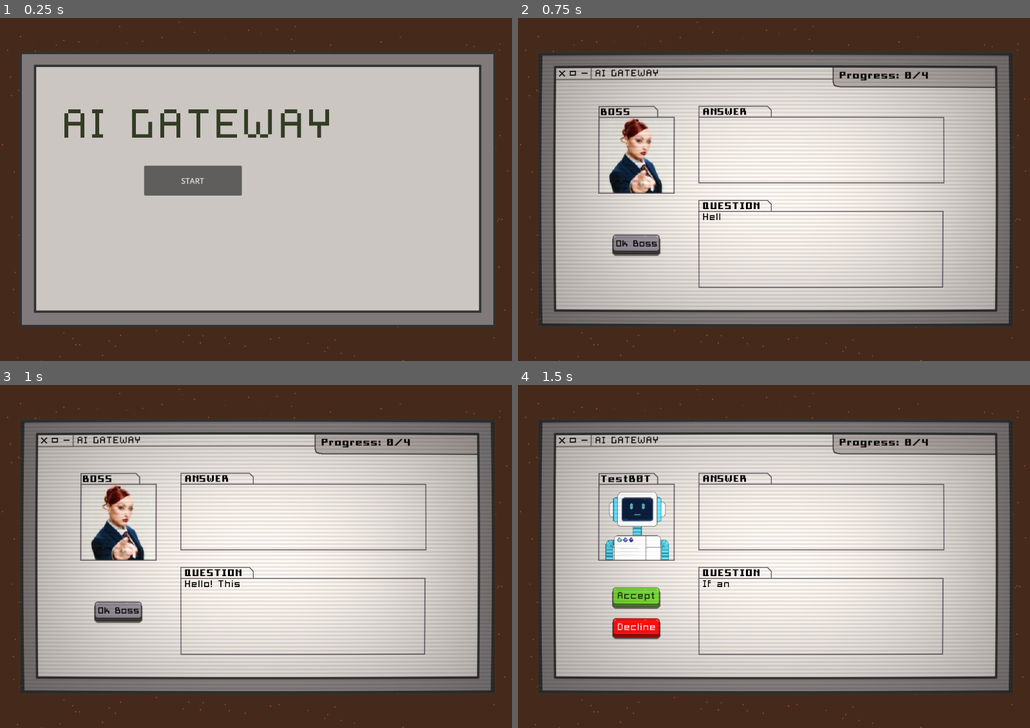
Above: before the commit, frames 1-4 (two rows, left to right).
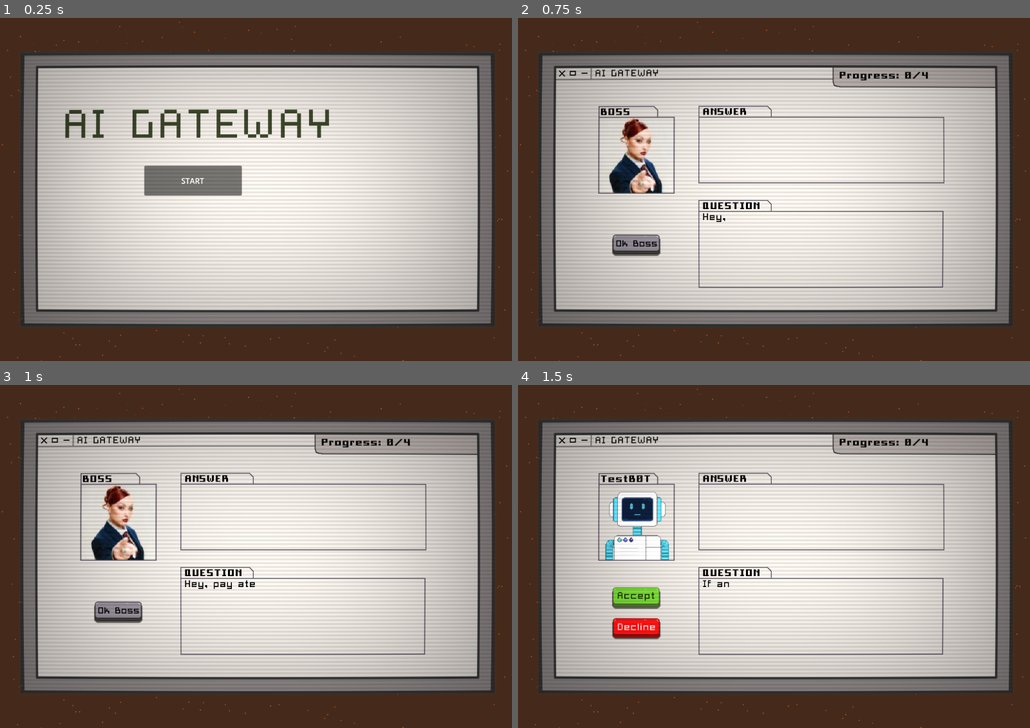
Above: after the commit, the same moments.

Repository: campiao/ai-ethics-sgame
Game: Godot game, scene res://scenes/main_menu.tscn
Same seed, same stepped clock (60 frames per second), same inputs: the game is played once before the commit and once after it.
Inputs (mouse positions are in pixels of both pictures, inside the frame that each line leads up to):
- Up to frame 1 (0.25 s): no input
- Up to frame 2 (0.75 s): click "START" at 0.5 s
- Up to frame 3 (1 s): no input
- Up to frame 4 (1.5 s): click (635, 611) at 1.25 s

The runs differ from the first frame. In frame 1, 22% of the frame differs, in the area x 4-97%, y 10-90%; in frame 2, less than 0.1%; in frame 3, 0.1%; in frame 4, nothing differs.

Commit message:
feat: add endgame stats screen

Diff:
--- a/ai-ethics-serious-game/project.godot
+++ b/ai-ethics-serious-game/project.godot
@@ -35,6 +35,14 @@
 "res://scripts/": "green"
 }
 
+[input]
+
+left_mouse_btn_clicked={
+"deadzone": 0.2,
+"events": [Object(InputEventMouseButton,"resource_local_to_scene":false,"resource_name":"","device":-1,"window_id":0,"alt_pressed":false,"shift_pressed":false,"ctrl_pressed":false,"meta_pressed":false,"button_mask":0,"position":Vector2(0, 0),"global_position":Vector2(0, 0),"factor":1.0,"button_index":1,"canceled":false,"pressed":false,"double_click":false,"script":null)
+]
+}
+
 [rendering]
 
 textures/canvas_textures/default_texture_filter=0
--- a/ai-ethics-serious-game/scenes/level_one.tscn
+++ b/ai-ethics-serious-game/scenes/level_one.tscn
@@ -17,6 +17,7 @@
 [ext_resource type="Texture2D" uid="uid://dlqctt8jucxih" path="res://assets/sprites/robots/robot1/robot.png" id="13_nlxio"]
 [ext_resource type="Texture2D" uid="uid://bfpykuc11r6a5" path="res://assets/sprites/chappell_boss_img.jpg" id="14_xrbqg"]
 [ext_resource type="PackedScene" uid="uid://d32ep74xjk1p1" path="res://scenes/canvas_layer.tscn" id="17_4i3tx"]
+[ext_resource type="PackedScene" uid="uid://blev1wfj3lj3b" path="res://scenes/post_level_screen.tscn" id="18_w4tp6"]
 
 [sub_resource type="AtlasTexture" id="AtlasTexture_y8ti4"]
 atlas = ExtResource("4_bhu28")
@@ -413,7 +414,7 @@
 theme_override_font_sizes/font_size = 20
 text = "This is an example text! It can have multiple lines too.
 Here we will show the answer to the question below, for the player to choose if it is acceptable or not :)"
-autowrap_mode = 2
+autowrap_mode = 3
 visible_characters = 0
 visible_ratio = 0.0
 
@@ -429,7 +430,7 @@
 text = "This is an example text! It can have multiple lines too.
 Here we will show an ethical question, woooo
 "
-autowrap_mode = 2
+autowrap_mode = 3
 text_overrun_behavior = 1
 visible_characters = 0
 visible_ratio = 0.0
@@ -551,8 +552,9 @@
 [node name="BossEntity" parent="." instance=ExtResource("5_r4wdr")]
 visible = false
 entity_name = "BOSS"
-question_text = "Hello! This is the tutorial text! Here we will explain the game to the player"
-answer_text = "Here we show thatbthis is the answer field, and the player should pay attention to it"
+question_text = "Hey, pay atention, new hire! You are here to recruit AI's based on their answers to an ethical question! It is up to your judgement to accept or decline theirs answers as valid to the question given.
+Good luck!"
+answer_text = "Below will appear a question which you have to read carefully! Here the answer given by the AI is shown. After each decision, I'll give you a brief explanation regarding the answer given. When you're ready, press the 'Ok Boss' button."
 
 [node name="AnimatedSprite2D" parent="BossEntity" index="0"]
 position = Vector2(248, 288)
@@ -562,6 +564,9 @@
 
 [node name="CanvasLayer" parent="." instance=ExtResource("17_4i3tx")]
 
+[node name="PostLevelScreen" parent="." instance=ExtResource("18_w4tp6")]
+visible = false
+
 [connection signal="pressed" from="UI/AcceptButton" to="." method="_on_accept_button_pressed"]
 [connection signal="pressed" from="UI/DeclineButton" to="." method="_on_decline_button_pressed"]
 [connection signal="pressed" from="UI/OkBossButton" to="." method="_on_ok_boss_button_pressed"]
--- a/ai-ethics-serious-game/scenes/main_menu.tscn
+++ b/ai-ethics-serious-game/scenes/main_menu.tscn
@@ -1,7 +1,8 @@
-[gd_scene load_steps=3 format=3 uid="uid://xyu1a31el25c"]
+[gd_scene load_steps=4 format=3 uid="uid://xyu1a31el25c"]
 
 [ext_resource type="Texture2D" uid="uid://beh1tdwmb1ns5" path="res://assets/sprites/backgrounds/esboco.png" id="1_l6cm7"]
 [ext_resource type="Script" uid="uid://gl8sqqwrxpif" path="res://scripts/main_menu/start_button.gd" id="2_ekxnf"]
+[ext_resource type="PackedScene" uid="uid://d32ep74xjk1p1" path="res://scenes/canvas_layer.tscn" id="3_bqqt6"]
 
 [node name="UI" type="Control"]
 layout_mode = 3
@@ -29,4 +30,6 @@
 text = "START"
 script = ExtResource("2_ekxnf")
 
+[node name="CanvasLayer" parent="." instance=ExtResource("3_bqqt6")]
+
 [connection signal="pressed" from="StartButton" to="StartButton" method="on_button_pressed"]
--- /dev/null
+++ b/ai-ethics-serious-game/scenes/post_level_screen.tscn
@@ -0,0 +1,89 @@
+[gd_scene load_steps=5 format=3 uid="uid://blev1wfj3lj3b"]
+
+[ext_resource type="Script" uid="uid://r4oe3r7nuk6y" path="res://scripts/post_level/post_level_screen.gd" id="1_73m3e"]
+[ext_resource type="Texture2D" uid="uid://b3et846ghv02e" path="res://assets/sprites/backgrounds/statistics_panel.png" id="1_d32cl"]
+[ext_resource type="FontFile" uid="uid://c06okaskmctv1" path="res://assets/fonts/Pixel Square Bold10.ttf" id="2_vb2ui"]
+[ext_resource type="FontFile" uid="uid://c0rkxsutw6wpa" path="res://assets/fonts/Pixel Square 10.ttf" id="3_3bdg5"]
+
+[node name="UI" type="Control"]
+layout_mode = 3
+anchors_preset = 15
+anchor_right = 1.0
+anchor_bottom = 1.0
+grow_horizontal = 2
+grow_vertical = 2
+script = ExtResource("1_73m3e")
+good_ending_text = "Congratulations, you had a good error rate!
+You get to keep your job one more day, while making sure AI's we hire meet our ethical and moral values! :)"
+bad_ending_text = "Oh no, you seem to have performed really badly!
+For this reason, we are choosing to terminate your contract and replace you with an AI!
+(Most AI's hired are unethical, what could go wrong...) :("
+
+[node name="TextureRect" type="TextureRect" parent="."]
+layout_mode = 0
+offset_right = 40.0
+offset_bottom = 40.0
+texture = ExtResource("1_d32cl")
+
+[node name="TextToRender" type="Control" parent="."]
+anchors_preset = 0
+offset_right = 40.0
+offset_bottom = 40.0
+
+[node name="TitleLabel" type="Label" parent="TextToRender"]
+layout_mode = 0
+offset_left = 296.0
+offset_top = 211.0
+offset_right = 475.0
+offset_bottom = 234.0
+theme_override_colors/font_color = Color(0, 0, 0, 1)
+theme_override_fonts/font = ExtResource("2_vb2ui")
+theme_override_font_sizes/font_size = 20
+text = "END OF DAY "
+
+[node name="PRLabel" type="Label" parent="TextToRender"]
+layout_mode = 1
+offset_left = 415.0
+offset_top = 254.0
+offset_right = 683.0
+offset_bottom = 277.0
+theme_override_colors/font_color = Color(0, 0, 0, 1)
+theme_override_fonts/font = ExtResource("2_vb2ui")
+theme_override_font_sizes/font_size = 20
+text = "PERFORMANCE REVIEW"
+horizontal_alignment = 1
+
+[node name="NumCorrectGuesses" type="Label" parent="TextToRender"]
+offset_left = 305.0
+offset_top = 291.0
+offset_right = 563.0
+offset_bottom = 314.0
+theme_override_colors/font_color = Color(0, 0, 0, 1)
+theme_override_fonts/font = ExtResource("3_3bdg5")
+theme_override_font_sizes/font_size = 20
+text = "Correct guesses: 0/5"
+
+[node name="ErrorPercentage" type="Label" parent="TextToRender"]
+offset_left = 305.0
+offset_top = 326.0
+offset_right = 565.0
+offset_bottom = 349.0
+theme_override_colors/font_color = Color(0, 0, 0, 1)
+theme_override_fonts/font = ExtResource("3_3bdg5")
+theme_override_font_sizes/font_size = 20
+text = "Error percentage: 10%"
+
+[node name="EndLevelText" type="Label" parent="TextToRender"]
+offset_left = 305.0
+offset_top = 375.0
+offset_right = 796.0
+offset_bottom = 507.0
+theme_override_colors/font_color = Color(0, 0, 0, 1)
+theme_override_fonts/font = ExtResource("3_3bdg5")
+theme_override_font_sizes/font_size = 20
+text = "Congratullations, you had a below average error rate!
+You get to keep your job one more day, while making sure AI's we hire meet our ethical and moral values! :)"
+horizontal_alignment = 1
+autowrap_mode = 3
+
+[connection signal="gui_input" from="." to="." method="_on_gui_input"]
--- a/ai-ethics-serious-game/scripts/crt.gdshader
+++ b/ai-ethics-serious-game/scripts/crt.gdshader
@@ -18,7 +18,7 @@
     uv += delta * warp_factor;
 
     float scanline = sin(uv.y * resolution.y * PI) * 0.5 + 0.5;
-    scanline = mix(1.0, scanline, scan_line_amount * 0.5); // Réduit l'impact
+    scanline = mix(1.0, scanline, scan_line_amount * 0.5);
 
     float grille = mod(uv.x * resolution.x, 3.0) < 1.5 ? 0.95 : 1.05;
     grille = mix(1.0, grille, grille_amount * 0.5);
--- a/ai-ethics-serious-game/scripts/level_one/world_manager.gd
+++ b/ai-ethics-serious-game/scripts/level_one/world_manager.gd
@@ -28,6 +28,9 @@
 @onready var decline_button: TextureButton = $UI/DeclineButton
 @onready var ok_boss_button: TextureButton = $UI/OkBossButton
 
+# End-game/level screen
+@onready var post_level_screen: Control = $PostLevelScreen
+
 # Entities
 var current_entity_id := -1
 var entities_count := -1
@@ -36,6 +39,7 @@
 var is_entity_visible := false
 var is_tutorial_done := false
 var is_on_after_selection := true
+var is_level_over := false
 
 # Text animation speed
 var text_update_speed := 2.0
@@ -52,9 +56,13 @@
 	"Incorrect option! Let me tell you why...",
 ]
 
+# Correct guesses
+var num_correct_guesses := -1
+
 func _ready() -> void:
 	current_entity_id = 0
 	entities_count = len(entities_remaining)
+	num_correct_guesses = 0
 
 	progress_label.text = "Progress: " + str(current_entity_id) + "/" + \
 						str(entities_count)
@@ -65,6 +73,8 @@
 	show_tutorial()
 
 func _process(_delta: float) -> void:
+	if is_level_over:
+		return
 	if not is_entity_visible:
 		setup_entity(entities_remaining[current_entity_id])
 	else:
@@ -102,47 +112,51 @@
 	is_entity_visible = true
 
 func _on_accept_button_pressed() -> void:
-	if current_entity_id > entities_count-1:
-		return
-
-	answer_label.visible_ratio = 0.0
-	question_label.visible_ratio = 0.0
-
-	if not is_on_after_selection:
-		advance_level()
-	else:
-		var is_choice_correct = true \
-		if entities_remaining[current_entity_id].is_answer_correct \
-		else false
-		advance_to_boss_screen()
-		setup_boss_text(entities_remaining[current_entity_id], is_choice_correct)
+	base_button_logic()
+
+	var is_choice_correct = check_is_answer_correct(true)
+	advance_to_boss_screen()
+	setup_boss_text(entities_remaining[current_entity_id], is_choice_correct)
 
 
 func _on_decline_button_pressed() -> void:
-	if current_entity_id > entities_count - 1:
-		return
-
-	answer_label.visible_ratio = 0.0
-	question_label.visible_ratio = 0.0
-	if not is_on_after_selection:
-		advance_level()
-	else:
-		var is_choice_correct = false \
-		if entities_remaining[current_entity_id].is_answer_correct \
-		else true
-		advance_to_boss_screen()
-		setup_boss_text(entities_remaining[current_entity_id], is_choice_correct)
+	base_button_logic()
+
+	var is_choice_correct = check_is_answer_correct(false)
+	advance_to_boss_screen()
+	setup_boss_text(entities_remaining[current_entity_id], is_choice_correct)
 
 func _on_ok_boss_button_pressed() -> void:
-	if current_entity_id > entities_count - 1:
-		# TODO: Show end game screen
-		return
-	answer_label.visible_ratio = 0.0
-	question_label.visible_ratio = 0.0
+	base_button_logic()
+
 	if not is_tutorial_done:
 		current_entity_id -= 1
 		is_tutorial_done = true
 	advance_level()
+
+func base_button_logic() -> void:
+	if current_entity_id > entities_count-1:
+		return
+
+	answer_label.visible_ratio = 0.0
+	question_label.visible_ratio = 0.0
+
+func check_is_answer_correct(button_truth : bool) -> bool:
+	var is_choice_correct := false
+
+	if button_truth:
+		is_choice_correct = true \
+		if entities_remaining[current_entity_id].is_answer_correct \
+		else false
+	else:
+		is_choice_correct = false \
+		if entities_remaining[current_entity_id].is_answer_correct \
+		else true
+
+	if is_choice_correct:
+		num_correct_guesses += 1
+		print("Adding correct guess")
+	return is_choice_correct
 
 func advance_to_boss_screen() -> void:
 	#background_image.texture.reset_state()
@@ -176,11 +190,13 @@
 	current_entity_id += 1
 	progress_label.text = "Progress: " + str(current_entity_id) + "/" + \
 						str(entities_count)
-	# TODO: End-game/level screen, triggered here
+
+	# NOTE: End level sequence here
 	if current_entity_id > entities_count-1:
-		print("Level has ended, swap to main menu...")
-		await get_tree().create_timer(1.0).timeout
-		get_tree().change_scene_to_file("res://scenes/main_menu.tscn")
+		post_level_screen.set_stats_results(num_correct_guesses,
+											entities_count)
+		post_level_screen.show()
+		is_level_over = true
 		return
 
 	is_entity_visible = false
--- /dev/null
+++ b/ai-ethics-serious-game/scripts/post_level/post_level_screen.gd
@@ -0,0 +1,66 @@
+extends Control
+
+@onready var text_to_render: Control = $TextToRender
+@onready var text_components := text_to_render.get_children()
+
+@onready var text_correct_guesses: Label = $TextToRender/NumCorrectGuesses
+@onready var text_error_percentage: Label = $TextToRender/ErrorPercentage
+@onready var text_end_level: Label = $TextToRender/EndLevelText
+
+@export_multiline var good_ending_text := ""
+@export_multiline var bad_ending_text := ""
+
+var current_id := -1
+var num_text_remaining := -1
+
+var correct_guesses := -1
+var error_percentage := -1.0
+var entities_count := -1
+
+var text_update_speed := 3.0
+
+func _ready() -> void:
+	num_text_remaining = len(text_components)
+	current_id = 0
+
+	for elem: Label in text_components:
+		elem.visible_ratio = 0.0
+
+
+func _process(delta: float) -> void:
+	if current_id > num_text_remaining -1:
+		return
+	if visible:
+		var has_finished_drawing := draw_text_component(current_id)
+		if has_finished_drawing:
+			current_id += 1
+
+func draw_text_component(id: int) -> bool:
+	if text_components[id].visible_ratio >= 1.0:
+		return true
+	else:
+		text_components[id].visible_ratio += \
+		1.0/text_components[id].text.length()/text_update_speed
+	return false
+
+func set_stats_results(num_correct_guesses, num_entities : int) -> void:
+	correct_guesses = num_correct_guesses
+	entities_count = num_entities
+	error_percentage = float(num_entities - num_correct_guesses)/num_entities
+	set_text_to_display()
+
+func set_text_to_display() -> void:
+	text_correct_guesses.text = "Correct guesses: "+str(correct_guesses) + \
+								"/"+str(entities_count)
+	text_error_percentage.text = "Error percentage: "+ \
+								str(error_percentage*100) + "%"
+	if error_percentage > 0.51:
+		text_end_level.text = bad_ending_text
+	else:
+		text_end_level.text = good_ending_text
+
+
+func _on_gui_input(event: InputEvent) -> void:
+	if event.is_action("left_mouse_btn_clicked") and \
+		current_id == num_text_remaining:
+			get_tree().change_scene_to_file("res://scenes/main_menu.tscn")
Not shown: 1 places in ai-ethics-serious-game/scenes/level_one.tscn that only renumber resources
Not shown, added: ai-ethics-serious-game/scripts/post_level/post_level_screen.gd.uid
